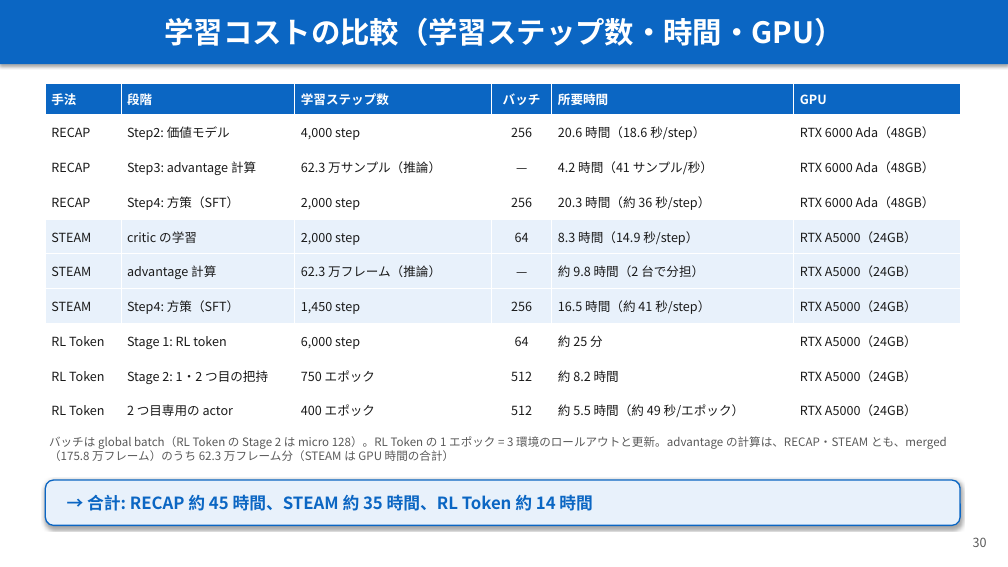
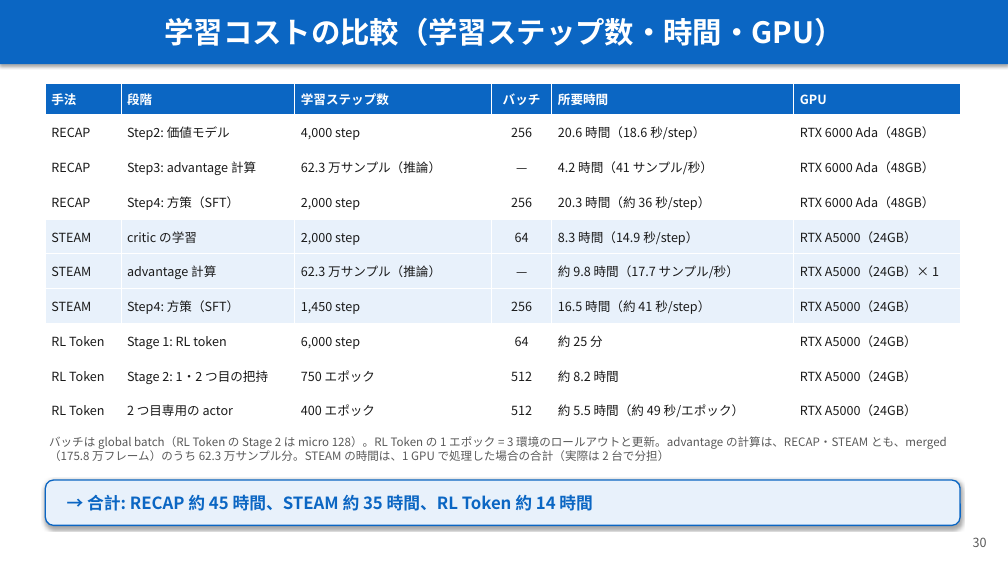
Before and after one commit to Junhand/libero_RL, a slide deck: slide 30 of docs/RECAP_STEAM_RLToken.pptx. Drawn at 1008x567 pixels with LibreOffice and Linux fonts; fonts in the diff are those of the drawing. Boxes give left, top, right and bottom in pixels: in the first picture for what was removed or moved away, otherwise in the second. Text is boxed around its words. In the diff, an @@ line names an element or a change of style, - is before the commit and + after.

```diff
--- a/docs/RECAP_STEAM_RLToken.pptx
+++ b/docs/RECAP_STEAM_RLToken.pptx
@@ table at (45,83,960,428) @@
-row 6: STEAM | advantage 計算 | 62.3 万フレーム（推論） | — | 約 9.8 時間（2 台で分担） | RTX A5000（24GB）
+row 6: STEAM | advantage 計算 | 62.3 万サンプル（推論） | — | 約 9.8 時間（17.7 サンプル/秒） | RTX A5000（24GB）× 1
@@ text at (49,436,947,461): text changed @@
-バッチは global batch（RL Token の Stage 2 は micro 128）。RL Token の 1 エポック = 3 環境のロールアウトと更新。advantage の計算は、RECAP・STEAM とも、merged（175.8 万フレーム）のうち 62.3 万フレーム分（STEAM は GPU 時間の合計）
+バッチは global batch（RL Token の Stage 2 は micro 128）。RL Token の 1 エポック = 3 環境のロールアウトと更新。advantage の計算は、RECAP・STEAM とも、merged（175.8 万フレーム）のうち 62.3 万サンプル分。STEAM の時間は、1 GPU で処理した場合の合計（実際は 2 台で分担）
```
Also in this commit, not shown: 5 other slides changed, 1 other file.
